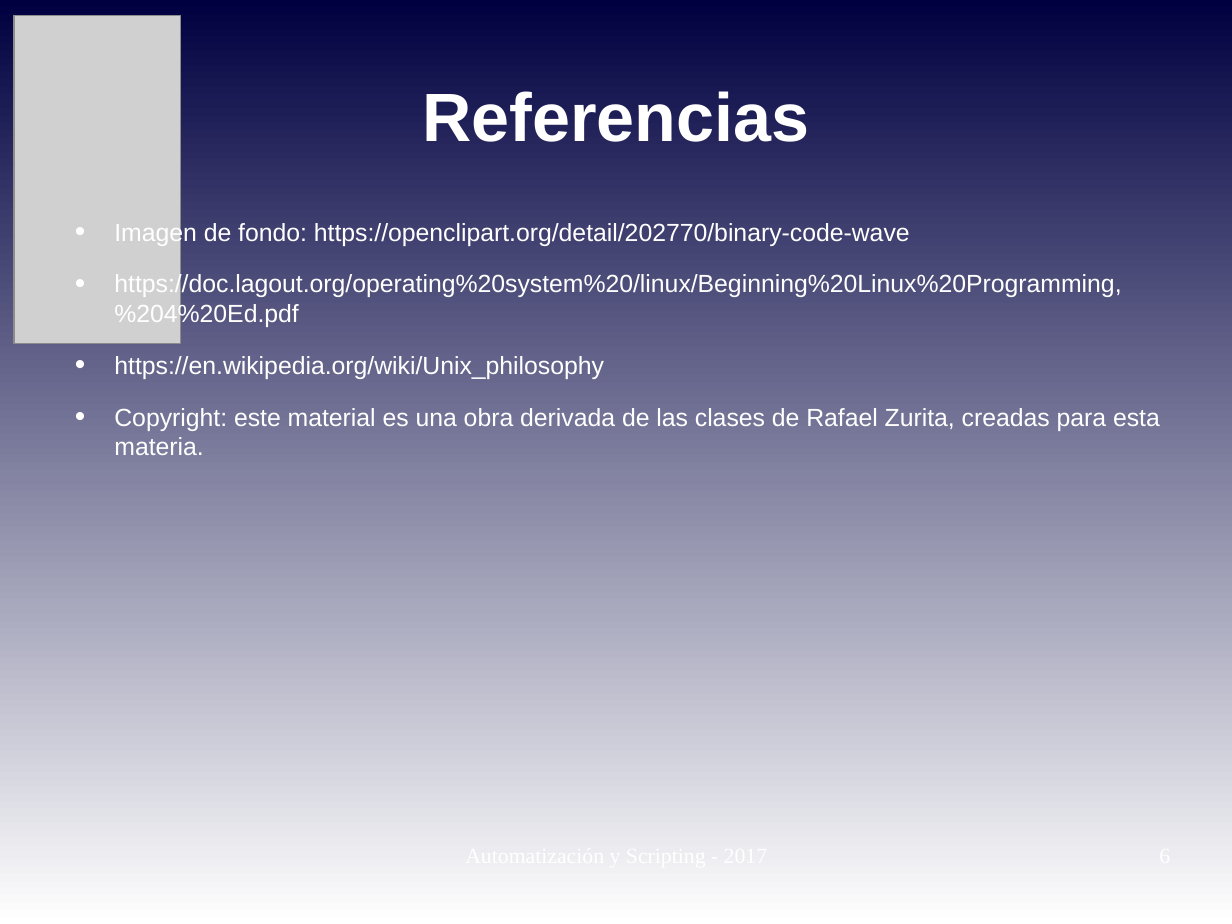
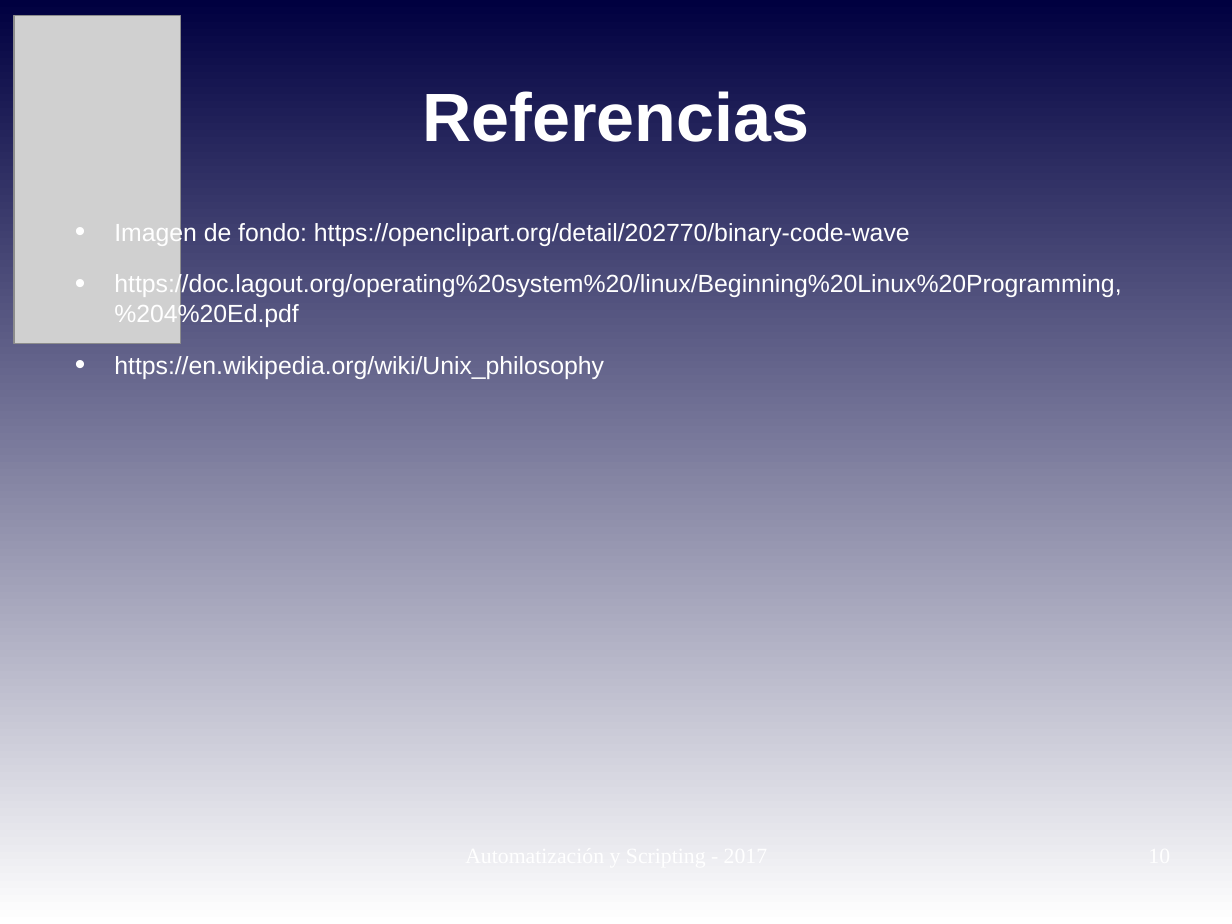
Before and after one commit to niniadcobre/-AutoyScripting, a slide deck: slide 10 of clases/AYS_clase02.odp (slide 6 before the commit). Drawn at 1232x924 pixels with LibreOffice and Linux fonts; fonts in the diff are those of the drawing; grey boxes stand for pictures. Boxes give left, top, right and bottom in pixels: in the first picture for what was removed or moved away, otherwise in the second. Text is boxed around its words. In the diff, an @@ line names an element or a change of style, - is before the commit and + after.

```diff
--- a/clases/AYS_clase02.odp
+++ b/clases/AYS_clase02.odp
@@ text at box(114, 408, 1160, 455): paragraph removed @@
-• Copyright: este material es una obra derivada de las clases de Rafael Zurita, creadas para esta materia.
```
Also in this commit, not shown: 2 other slides changed, 4 slides added, 3 other files.
